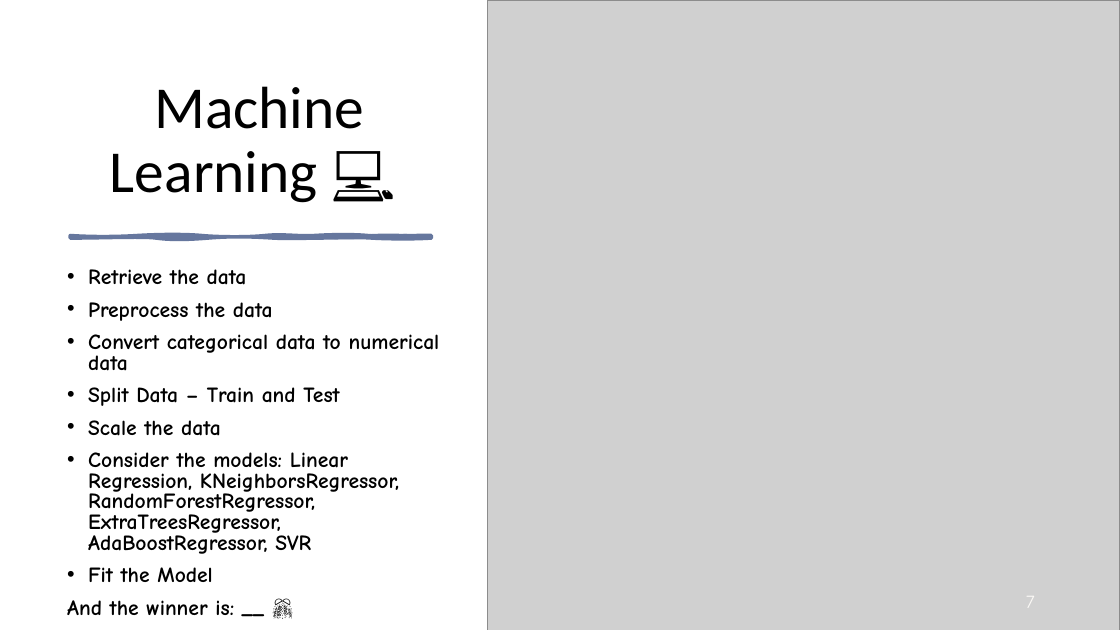
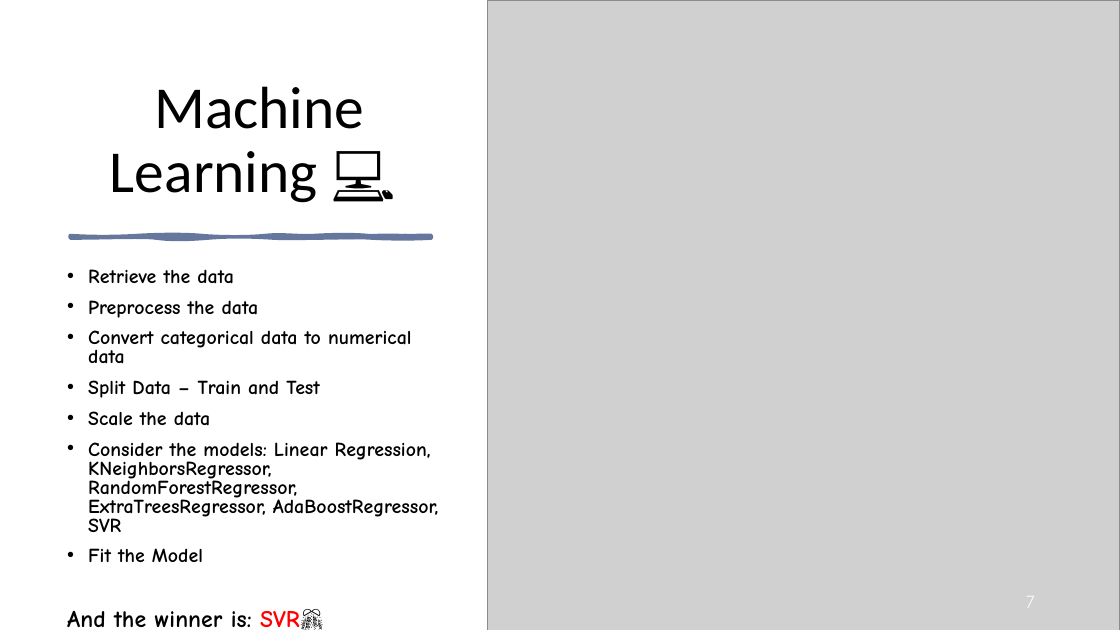
Before and after one commit to sudeshi1/WHUPL, a slide deck: slide 7 of WHUPL_PPT.pptx. Drawn at 1120x630 pixels with LibreOffice and Linux fonts; fonts in the diff are those of the drawing; grey boxes stand for pictures. Boxes give left, top, right and bottom in pixels: in the first picture for what was removed or moved away, otherwise in the second. Text is boxed around its words. In the diff, an @@ line names an element or a change of style, - is before the commit and + after.

```diff
--- a/WHUPL_PPT.pptx
+++ b/WHUPL_PPT.pptx
@@ text at bbox=[88, 269, 438, 562]: size 18.5 to 17 pt @@
@@ text at bbox=[67, 609, 323, 630]: text changed; size 18.5 to 20.4 pt @@
-And the winner is: __ 🎊
+And the winner is: SVR🎊
```
Also in this commit, not shown: 2 other slides changed.
